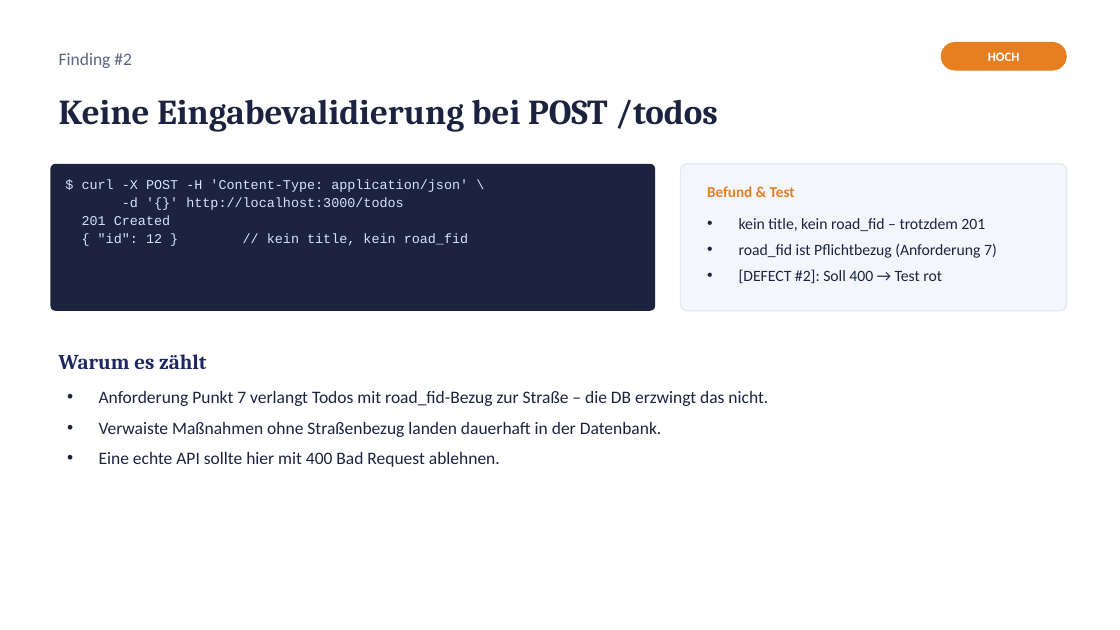
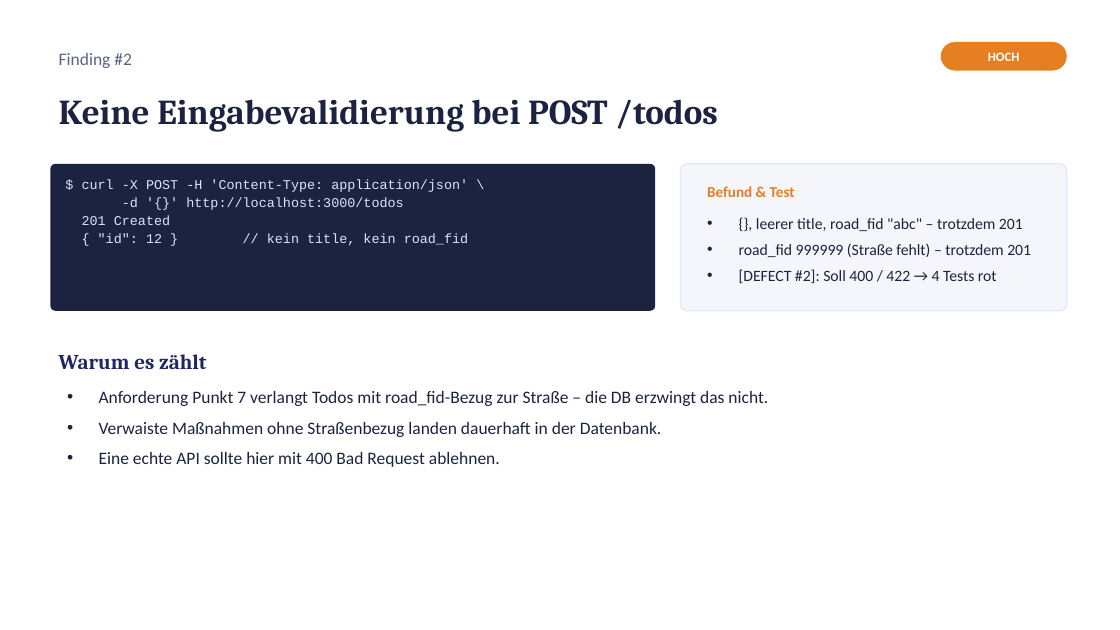
Before and after one commit to emrebaser94/edgital, a slide deck: slide 5 of api-tests/road-overview-api-findings.pptx. Drawn at 1120x630 pixels with LibreOffice and Linux fonts; fonts in the diff are those of the drawing. Boxes give left, top, right and bottom in pixels: in the first picture for what was removed or moved away, otherwise in the second. Text is boxed around its words. In the diff, an @@ line names an element or a change of style, - is before the commit and + after.

Commit message:
API tests: cover more validation gaps and writes to /roads
- collection: [DEFECT #2] empty title, string road_fid and unknown
  road_fid; [DEFECT #7] PUT {} and PATCH with an empty title (all
  self-cleaning); the duplicate-id and PUT tests use roads that exist
- report.html regenerated against the original API: 40 requests,
  81 assertions, 9 red [DEFECT #n]
- findings deck: new finding #7, PUT/PATCH /roads under #1 (manual,
  destructive), "Was funktioniert" names the endpoints
- README: counts, findings and defect tables

```diff
--- a/api-tests/road-overview-api-findings.pptx
+++ b/api-tests/road-overview-api-findings.pptx
@@ text at <box>739,218,1031,283</box>: text changed @@
-• kein title, kein road_fid – trotzdem 201
-• road_fid ist Pflichtbezug (Anforderung 7)
-• [DEFECT #2]: Soll 400 → Test rot
+• {}, leerer title, road_fid "abc" – trotzdem 201
+• road_fid 999999 (Straße fehlt) – trotzdem 201
+• [DEFECT #2]: Soll 400 / 422 → 4 Tests rot
```
Also in this commit, not shown: 7 other slides changed, 1 slide added, 3 other files.
